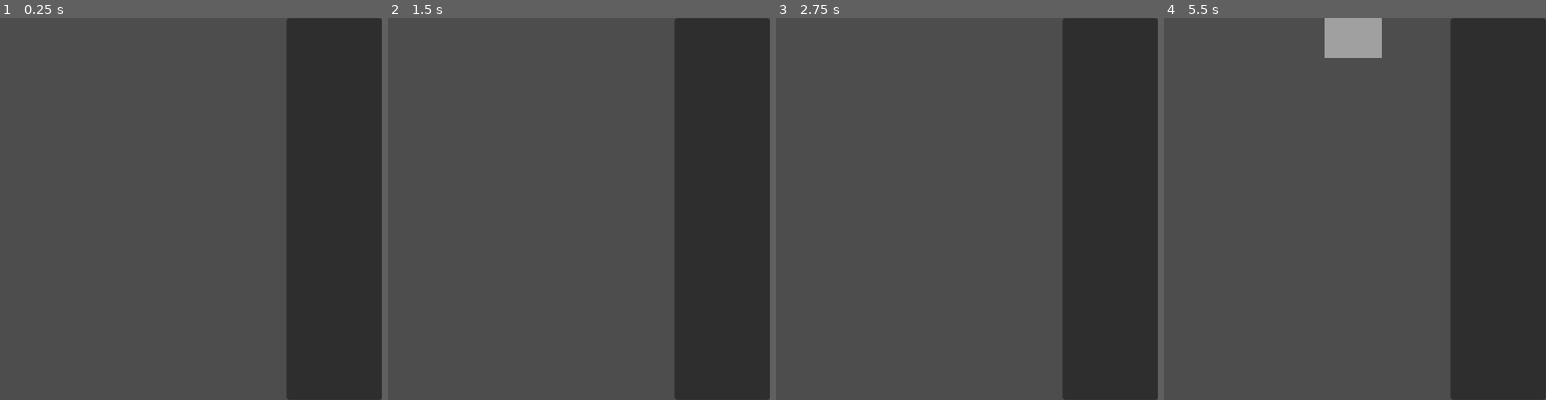
Above: before the commit, frames 1-4 (left to right).
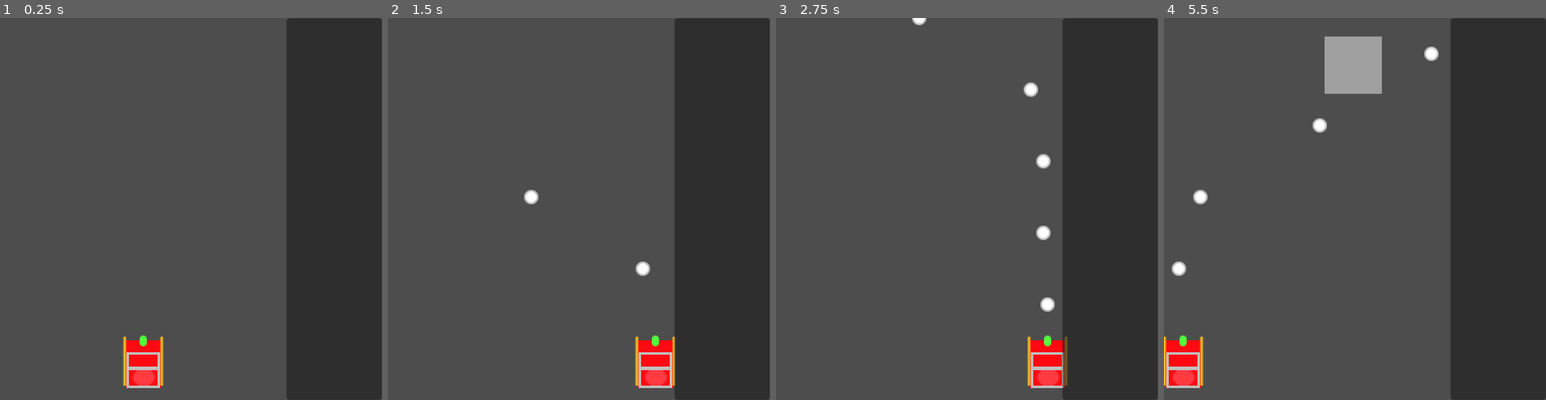
Above: after the commit, the same moments.

Repository: Zoidmania/gdex-2023-winter
Game: Godot game, scene res://stages/stage_north_america.tscn
Same seed, same stepped clock (60 frames per second), same inputs: the game is played once before the commit and once after it. The engine's default icon, where the game draws it, is replaced by a stand-in: a white triangle on a blue panel in a dark square.
Inputs:
- Up to frame 1 (0.25 s): no input
- Up to frame 2 (1.5 s): tap Enter at 0.5 s; hold Right (santa_move_right) 0.53-1.28 s; tap Space (santa_shoot) at 0.6, 1.35 s; hold Down (santa_move_down) from 1.28 s (still down)
- Up to frame 3 (2.75 s): release Down (santa_move_down) at 2.03 s; hold Right (santa_move_right) from 2.03 s (still down); tap Space (santa_shoot) at 2.1 s
- Up to frame 4 (5.5 s): release Right (santa_move_right) at 2.78 s; hold Up (santa_move_up) 2.78-3.53 s; tap Space (santa_shoot) every 0.75 s from 2.85 to 5.1 s; hold Left (santa_move_left) 3.53-5.03 s; hold Down (santa_move_down) from 5.03 s (still down)

The runs differ from the first frame. In frame 1, 1.4% of the frame differs, in the area x 32-43%, y 83-97%; in frame 2, 1.6%; in frame 3, 1.9%; in frame 4, 3.9%, in the area x 0-72%, y 0-97%.

Commit message:
add player boilerplate

Diff:
--- a/src/components/position_clamp_component.gd
+++ b/src/components/position_clamp_component.gd
@@ -9,10 +9,20 @@
 
 
 @export var actor: Node2D
-@export var margin: = 8
+
+# Set in ready().
+var x_margin: int
 
 var left_border = 0
-var right_border = ProjectSettings.get_setting("display/window/size/viewport_width")
+var right_border = ProjectSettings.get_setting("display/window/size/playable_area_width")
+
+
+## Init.
+##
+## Sets the margin size.
+func _ready():
+
+    pass
 
 
 ## Called every frame.
@@ -22,5 +32,5 @@
 func _process(delta: float) -> void:
 
     actor.global_position.x = clamp(
-        actor.global_position.x, left_border+margin, right_border-margin
+        actor.global_position.x, left_border+x_margin, right_border-x_margin
     )
--- a/src/enemies/enemy.gd
+++ b/src/enemies/enemy.gd
@@ -32,8 +32,8 @@
 func _ready() -> void:
 
     # Set the margin for this enemy equal to half the width of the visibility notifier.
-    x_margin = visible_on_screen_notifier_2d.rect.size.x / 2
-    y_margin = visible_on_screen_notifier_2d.rect.size.y / 2
+    x_margin = visible_on_screen_notifier_2d.get_rect().size.x / 2
+    y_margin = visible_on_screen_notifier_2d.get_rect().size.y / 2
 
     stats_component.no_health.connect(func():
         score_component.adjust_score()
--- a/src/enemies/grey_goat.tscn
+++ b/src/enemies/grey_goat.tscn
@@ -28,4 +28,4 @@
 debug_color = Color(0.937255, 0.129412, 0.537255, 0.419608)
 
 [node name="MoveComponent" parent="." index="7"]
-velocity = Vector2(0, 20)
+velocity = Vector2(0, 40)
--- /dev/null
+++ b/src/player/sleigh.gd
@@ -0,0 +1,47 @@
+extends Node2D
+
+
+@onready var muzzle: Marker2D = $Muzzle
+@onready var projectile_spawner_component: SpawnerComponent = $ProjectileSpawnerComponent
+
+@onready var fire_rate_timer: Timer = $FireRateTimer
+
+@onready var scale_component: ScaleComponent = $ScaleComponent
+@onready var move_component: MoveComponent = $MoveComponent
+@onready var bounding_box: CollisionShape2D = $HurtboxComponent/CollisionShape2D
+
+
+# Set in ready().
+var x_margin: int
+
+var left_border = 0
+var right_border = ProjectSettings.get_setting("display/window/size/playable_area_width")
+
+
+## Called when the node enters the scene tree for the first time.
+##
+## Connects the fire rate timeout.
+func _ready() -> void:
+
+    fire_rate_timer.timeout.connect(fire_projectile)
+
+    # Set the margin equal to half the width of the hurtbox..
+    x_margin = bounding_box.shape.get_rect().size.x / 2
+
+
+## Spawns lasers from the muzzle locations.
+func fire_projectile() -> void:
+
+    projectile_spawner_component.spawn(muzzle.global_position)
+    scale_component.tween_scale()
+
+
+## Called every frame.
+##
+## Clamps the x position of the assocaited actor between the left and right borders of the viewport,
+## accounting for the associated margin. Does *not* affect the top and bottom borders viewport.
+func _process(delta: float) -> void:
+
+    self.global_position.x = clamp(
+        self.global_position.x, left_border+x_margin, right_border-x_margin
+    )
--- /dev/null
+++ b/src/player/sleigh.tscn
@@ -0,0 +1,82 @@
+[gd_scene load_steps=16 format=3 uid="uid://bh6x3atb6ibqq"]
+
+[ext_resource type="Script" path="res://player/sleigh.gd" id="1_1sigw"]
+[ext_resource type="Texture2D" uid="uid://7khkam8vpnix" path="res://assets/player-proto/sleigh.png" id="2_m5w7w"]
+[ext_resource type="Script" path="res://components/hurtbox_component.gd" id="4_6y4jf"]
+[ext_resource type="Script" path="res://components/hurt_component.gd" id="5_qvml2"]
+[ext_resource type="Script" path="res://components/destroyed_component.gd" id="6_lkdr4"]
+[ext_resource type="Script" path="res://components/move_component.gd" id="7_3bsw0"]
+[ext_resource type="Script" path="res://components/move_input_component.gd" id="8_47fyc"]
+[ext_resource type="Resource" uid="uid://o32mc2itor0f" path="res://player/sleigh_move_stats.tres" id="9_nfscu"]
+[ext_resource type="Script" path="res://components/position_clamp_component.gd" id="9_upmwn"]
+[ext_resource type="Script" path="res://components/spawner_component.gd" id="10_7c0i7"]
+[ext_resource type="Script" path="res://components/scale_component.gd" id="10_21hik"]
+[ext_resource type="Script" path="res://components/stats_component.gd" id="11_1edf7"]
+[ext_resource type="PackedScene" uid="uid://i2xyvfr5imbt" path="res://projectiles/snowball_projectile.tscn" id="11_ugahy"]
+[ext_resource type="PackedScene" uid="uid://d4du2p75v33rv" path="res://effects/explosion_effect.tscn" id="13_oytdb"]
+
+[sub_resource type="RectangleShape2D" id="RectangleShape2D_mcae1"]
+size = Vector2(32, 40)
+
+[node name="sleigh" type="Node2D"]
+script = ExtResource("1_1sigw")
+
+[node name="SpriteAnchor" type="Node2D" parent="."]
+
+[node name="Sleigh" type="Sprite2D" parent="SpriteAnchor"]
+texture = ExtResource("2_m5w7w")
+
+[node name="Muzzle" type="Marker2D" parent="."]
+position = Vector2(0, -22)
+
+[node name="HurtboxComponent" type="Area2D" parent="."]
+collision_mask = 0
+script = ExtResource("4_6y4jf")
+
+[node name="CollisionShape2D" type="CollisionShape2D" parent="HurtboxComponent"]
+shape = SubResource("RectangleShape2D_mcae1")
+debug_color = Color(0.917647, 0.196078, 0.517647, 0.419608)
+
+[node name="HurtComponent" type="Node" parent="." node_paths=PackedStringArray("stats_component", "hurtbox_component")]
+script = ExtResource("5_qvml2")
+stats_component = NodePath("../StatsComponent")
+hurtbox_component = NodePath("../HurtboxComponent")
+
+[node name="DestroyedComponent" type="Node" parent="." node_paths=PackedStringArray("actor", "stats_component", "destroy_effect_spawner_component")]
+script = ExtResource("6_lkdr4")
+actor = NodePath("..")
+stats_component = NodePath("../StatsComponent")
+destroy_effect_spawner_component = NodePath("../ExplosionSpawnerComponent")
+
+[node name="MoveComponent" type="Node" parent="." node_paths=PackedStringArray("actor")]
+script = ExtResource("7_3bsw0")
+actor = NodePath("..")
+
+[node name="MoveInputComponent" type="Node" parent="." node_paths=PackedStringArray("move_component")]
+script = ExtResource("8_47fyc")
+move_component = NodePath("../MoveComponent")
+move_stats = ExtResource("9_nfscu")
+
+[node name="ScaleComponent" type="Node" parent="." node_paths=PackedStringArray("sprite")]
+script = ExtResource("10_21hik")
+sprite = NodePath("../SpriteAnchor/Sleigh")
+scale_amount = Vector2(1.2, 1.2)
+
+[node name="PositionClampComponent" type="Node2D" parent="." node_paths=PackedStringArray("actor")]
+script = ExtResource("9_upmwn")
+actor = NodePath("..")
+
+[node name="ProjectileSpawnerComponent" type="Node2D" parent="."]
+script = ExtResource("10_7c0i7")
+scene = ExtResource("11_ugahy")
+
+[node name="FireRateTimer" type="Timer" parent="."]
+wait_time = 0.5
+autostart = true
+
+[node name="StatsComponent" type="Node" parent="."]
+script = ExtResource("11_1edf7")
+
+[node name="ExplosionSpawnerComponent" type="Node2D" parent="."]
+script = ExtResource("10_7c0i7")
+scene = ExtResource("13_oytdb")
--- /dev/null
+++ b/src/player/sleigh_move_stats.tres
@@ -0,0 +1,7 @@
+[gd_resource type="Resource" script_class="MoveStats" load_steps=2 format=3 uid="uid://o32mc2itor0f"]
+
+[ext_resource type="Script" path="res://components/move_stats.gd" id="1_pbl15"]
+
+[resource]
+script = ExtResource("1_pbl15")
+speed = 200
--- /dev/null
+++ b/src/projectiles/projectile.gd
@@ -0,0 +1,22 @@
+extends Node2D
+
+
+@onready var visible_on_screen_notifier_2d: VisibleOnScreenNotifier2D = $VisibleOnScreenNotifier2D
+
+@onready var flash_component: FlashComponent = $FlashComponent
+@onready var scale_component: ScaleComponent = $ScaleComponent
+
+@onready var hitbox_component: HitboxComponent = $HitboxComponent
+
+
+## Called when the node enters the scene tree for the first time.
+##
+## Lasers are initially flashed and scaled for a short duration and tweened down to standard size.
+func _ready() -> void:
+
+    scale_component.tween_scale()
+    flash_component.flash()
+    visible_on_screen_notifier_2d.screen_exited.connect(queue_free)
+    # The `hurt_hitbox` signal sends 1 argument, so we need to unbind it since `queue_free` doesn't
+    # accept any arguments.
+    hitbox_component.hit_hurtbox.connect(queue_free.unbind(1))
--- /dev/null
+++ b/src/projectiles/projectile.tscn
@@ -0,0 +1,32 @@
+[gd_scene load_steps=7 format=3 uid="uid://ookvicf7pm0s"]
+
+[ext_resource type="Texture2D" uid="uid://tnet4wqa3bwx" path="res://icon.svg" id="1_f71vx"]
+[ext_resource type="Script" path="res://projectiles/projectile.gd" id="1_ggy6h"]
+[ext_resource type="Script" path="res://components/move_component.gd" id="1_summs"]
+[ext_resource type="Script" path="res://components/scale_component.gd" id="2_wk8hg"]
+[ext_resource type="Script" path="res://components/flash_component.gd" id="3_hm0b6"]
+[ext_resource type="Script" path="res://components/hitbox_component.gd" id="4_ti51q"]
+
+[node name="Projectile" type="Node2D"]
+script = ExtResource("1_ggy6h")
+
+[node name="Sprite2D" type="Sprite2D" parent="."]
+texture = ExtResource("1_f71vx")
+
+[node name="VisibleOnScreenNotifier2D" type="VisibleOnScreenNotifier2D" parent="."]
+
+[node name="ScaleComponent" type="Node" parent="." node_paths=PackedStringArray("sprite")]
+script = ExtResource("2_wk8hg")
+sprite = NodePath("../Sprite2D")
+
+[node name="FlashComponent" type="Node" parent="." node_paths=PackedStringArray("sprite")]
+script = ExtResource("3_hm0b6")
+sprite = NodePath("../Sprite2D")
+
+[node name="HitboxComponent" type="Area2D" parent="."]
+collision_layer = 0
+collision_mask = 2
+script = ExtResource("4_ti51q")
+
+[node name="MoveComponent" type="Node" parent="."]
+script = ExtResource("1_summs")
--- /dev/null
+++ b/src/projectiles/snowball_projectile.tscn
@@ -0,0 +1,23 @@
+[gd_scene load_steps=4 format=3 uid="uid://i2xyvfr5imbt"]
+
+[ext_resource type="PackedScene" uid="uid://ookvicf7pm0s" path="res://projectiles/projectile.tscn" id="1_5oi6p"]
+[ext_resource type="Texture2D" uid="uid://dnj035661lxya" path="res://assets/player-proto/snowball-projectile.png" id="2_pu806"]
+
+[sub_resource type="CircleShape2D" id="CircleShape2D_huq54"]
+radius = 6.0
+
+[node name="SnowballProjectile" instance=ExtResource("1_5oi6p")]
+
+[node name="Sprite2D" parent="." index="0"]
+texture = ExtResource("2_pu806")
+
+[node name="VisibleOnScreenNotifier2D" parent="." index="1"]
+position = Vector2(1.78814e-07, -9.53674e-08)
+scale = Vector2(0.6, 0.6)
+
+[node name="CollisionShape2D" type="CollisionShape2D" parent="HitboxComponent" index="0"]
+shape = SubResource("CircleShape2D_huq54")
+
+[node name="MoveComponent" parent="." index="5" node_paths=PackedStringArray("actor")]
+actor = NodePath("..")
+velocity = Vector2(0, -120)
--- a/src/stages/stage.tscn
+++ b/src/stages/stage.tscn
@@ -1,7 +1,11 @@
-[gd_scene load_steps=2 format=3 uid="uid://cv75r8ff33mru"]
+[gd_scene load_steps=3 format=3 uid="uid://cv75r8ff33mru"]
 
 [ext_resource type="PackedScene" uid="uid://dt47ouy0h30vr" path="res://hud.tscn" id="1_ofi62"]
+[ext_resource type="PackedScene" uid="uid://bh6x3atb6ibqq" path="res://player/sleigh.tscn" id="2_ch66l"]
 
 [node name="Stage" type="Node2D"]
 
 [node name="HUD" parent="." instance=ExtResource("1_ofi62")]
+
+[node name="sleigh" parent="." instance=ExtResource("2_ch66l")]
+position = Vector2(120, 290)
Binary file added: src/assets/player-proto/reindeer.png
Not shown, added: src/assets/player-proto/reindeer.png.import
Binary file added: src/assets/player-proto/sleigh.png
Not shown, added: src/assets/player-proto/sleigh.png.import
Binary file added: src/assets/player-proto/snowball-projectile.png
Not shown, added: src/assets/player-proto/snowball-projectile.png.import
